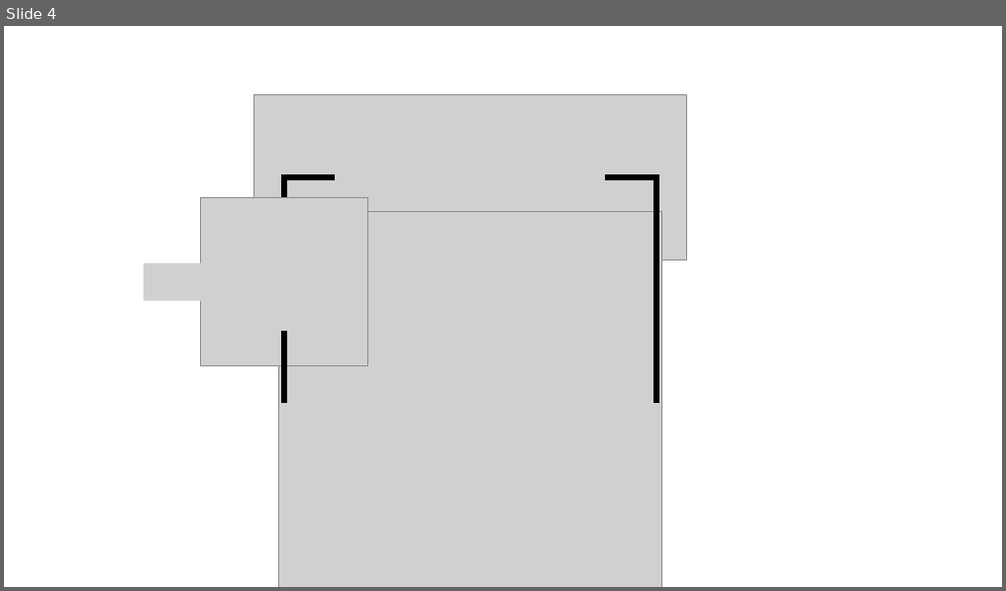
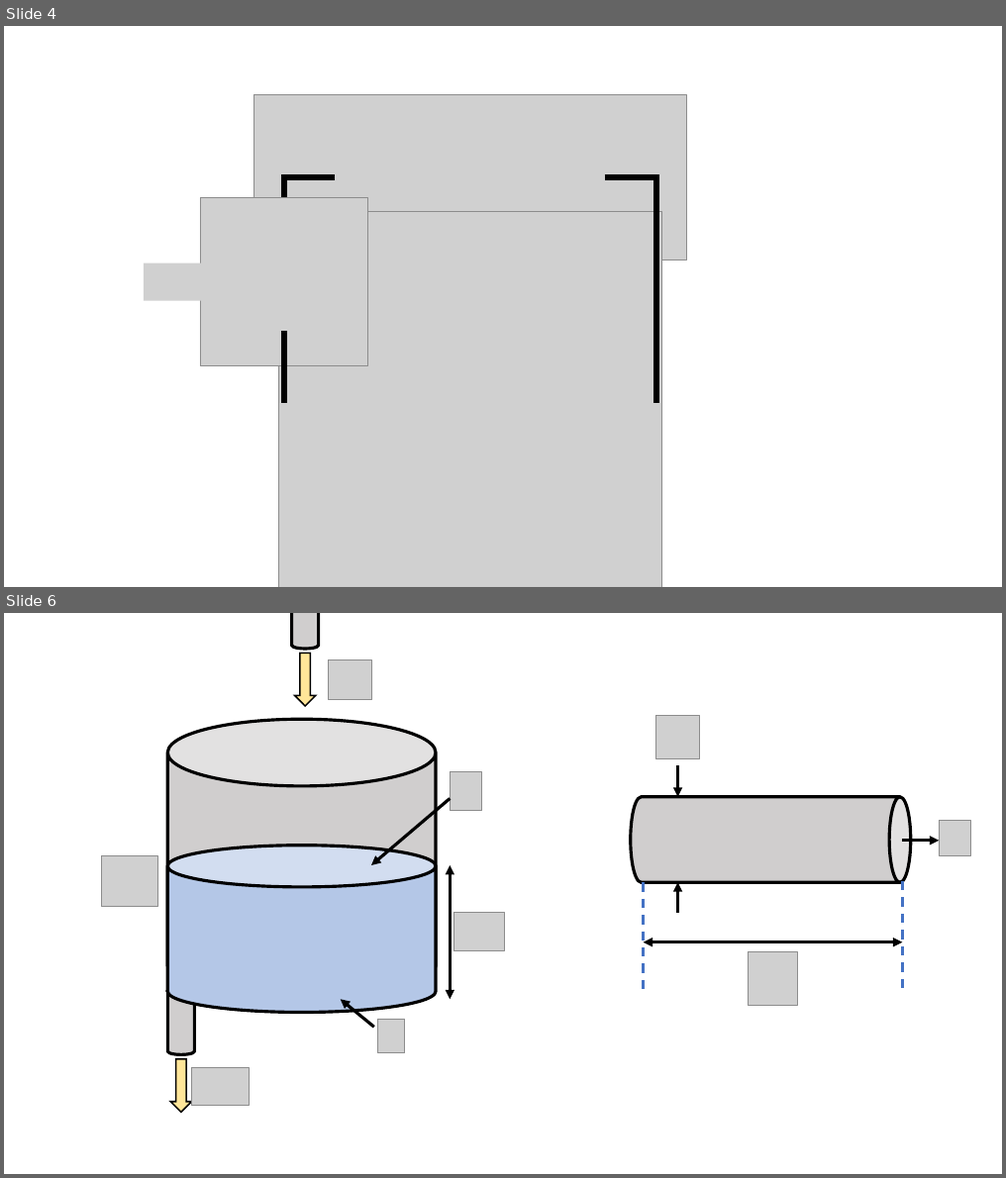
Before and after one commit to destrospooder/system_dynamics, a slide deck: figs.pptx. Shown one above the other, each under a label of ours: slide 4 before the commit, slides 4 and 6 after it; the slides between them are not shown. The pictures are 1006x591 and 1006x1178 pixels, drawn with LibreOffice and Linux fonts; fonts in the diff are those of the drawing; grey boxes stand for pictures. Boxes give left, top, right and bottom in pixels: in the first picture for what was removed or moved away, otherwise in the second. Text is boxed around its words. In the diff, an @@ line names an element or a change of style, - is before the commit and + after.

```diff
--- a/figs.pptx
+++ b/figs.pptx
@@ slide 6 added at (x1=4, y1=613, x2=1002, y2=1174), background #FFFFFF @@
@@ cylinder added at (x1=291, y1=613, x2=319, y2=649), fill #D0CECE, outline #000000 3 pt @@
@@ down arrow added at (x1=294, y1=653, x2=316, y2=706), fill #FFE699, outline #000000 1.5 pt @@
@@ picture added at (x1=328, y1=660, x2=371, y2=699) @@
@@ cylinder added at (x1=168, y1=719, x2=436, y2=999), fill #D0CECE, outline #000000 3 pt @@
@@ picture added at (x1=656, y1=716, x2=700, y2=759) @@
@@ picture added at (x1=450, y1=772, x2=482, y2=811) @@
@@ arrow added from (678, 765) to (678, 797), #000000 3 pt @@
@@ arrow added from (450, 799) to (371, 865), #000000 3 pt @@
@@ cylinder added at (x1=631, y1=797, x2=911, y2=882), fill #D0CECE, outline #000000 3 pt @@
@@ picture added at (x1=939, y1=820, x2=970, y2=856) @@
@@ cylinder added at (x1=168, y1=845, x2=436, y2=1012), fill #B4C7E7, outline #000000 3 pt @@
@@ arrow added from (902, 841) to (939, 841), #000000 3 pt @@
@@ picture added at (x1=101, y1=857, x2=157, y2=906) @@
@@ double arrow added from (450, 865) to (450, 999), #000000 3 pt @@
@@ line added from (644, 882) to (644, 994), #4472C4 2.25 pt dashed @@
@@ arrow added from (678, 913) to (678, 882), #000000 3 pt @@
@@ line added from (902, 881) to (902, 992), #4472C4 2.25 pt dashed @@
@@ picture added at (x1=453, y1=913, x2=504, y2=952) @@
@@ double arrow added from (902, 943) to (644, 943), #000000 3 pt @@
@@ picture added at (x1=748, y1=953, x2=798, y2=1006) @@
@@ cylinder added at (x1=168, y1=988, x2=195, y2=1056), fill #D0CECE, outline #000000 3 pt @@
@@ arrow added from (374, 1027) to (341, 999), #000000 3 pt @@
@@ picture added at (x1=377, y1=1019, x2=405, y2=1054) @@
@@ down arrow added at (x1=171, y1=1059, x2=192, y2=1112), fill #FFE699, outline #000000 1.5 pt @@
@@ picture added at (x1=192, y1=1068, x2=249, y2=1106) @@
```
Also in this commit, not shown: 1 other slide added, 53 other files.
